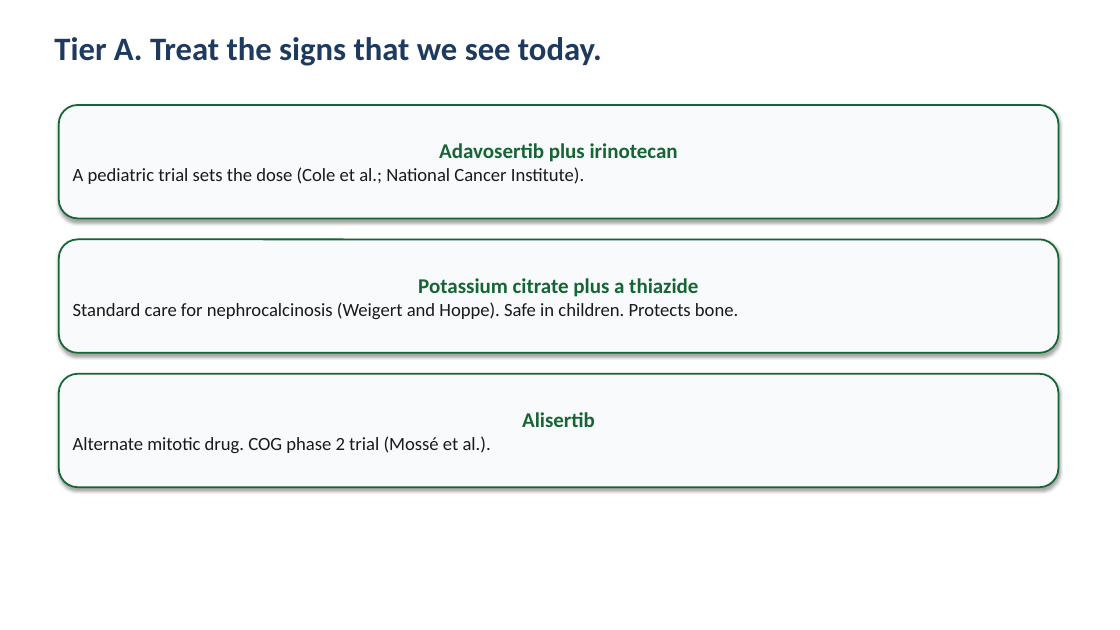
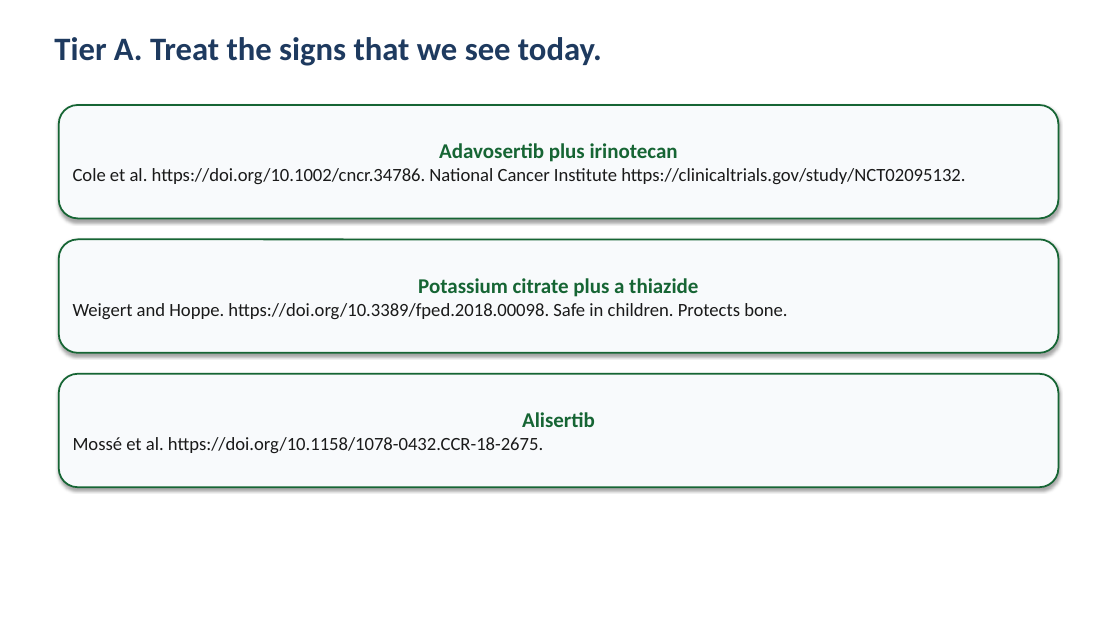
Before and after one commit to bigbag/mva-hackathon-2026, a slide deck: slide 5 of track2/slides/pitch_deck.pptx. Drawn at 1120x630 pixels with LibreOffice and Linux fonts; fonts in the diff are those of the drawing. Boxes give left, top, right and bottom in pixels: in the first picture for what was removed or moved away, otherwise in the second. Text is boxed around its words. In the diff, an @@ line names an element or a change of style, - is before the commit and + after.

```diff
--- a/track2/slides/pitch_deck.pptx
+++ b/track2/slides/pitch_deck.pptx
@@ text in rounded rectangle at bbox=[73, 168, 965, 184]: text changed @@
-A pediatric trial sets the dose (Cole et al.; National Cancer Institute).
+Cole et al. https://doi.org/10.1002/cncr.34786. National Cancer Institute https://clinicaltrials.gov/study/NCT02095132.
@@ text in rounded rectangle at bbox=[73, 303, 787, 319]: text changed @@
-Standard care for nephrocalcinosis (Weigert and Hoppe). Safe in children. Protects bone.
+Weigert and Hoppe. https://doi.org/10.3389/fped.2018.00098. Safe in children. Protects bone.
@@ text in rounded rectangle at bbox=[73, 437, 543, 453]: text changed @@
-Alternate mitotic drug. COG phase 2 trial (Mossé et al.).
+Mossé et al. https://doi.org/10.1158/1078-0432.CCR-18-2675.
```
Also in this commit, not shown: 3 other slides changed, 8 other files.
